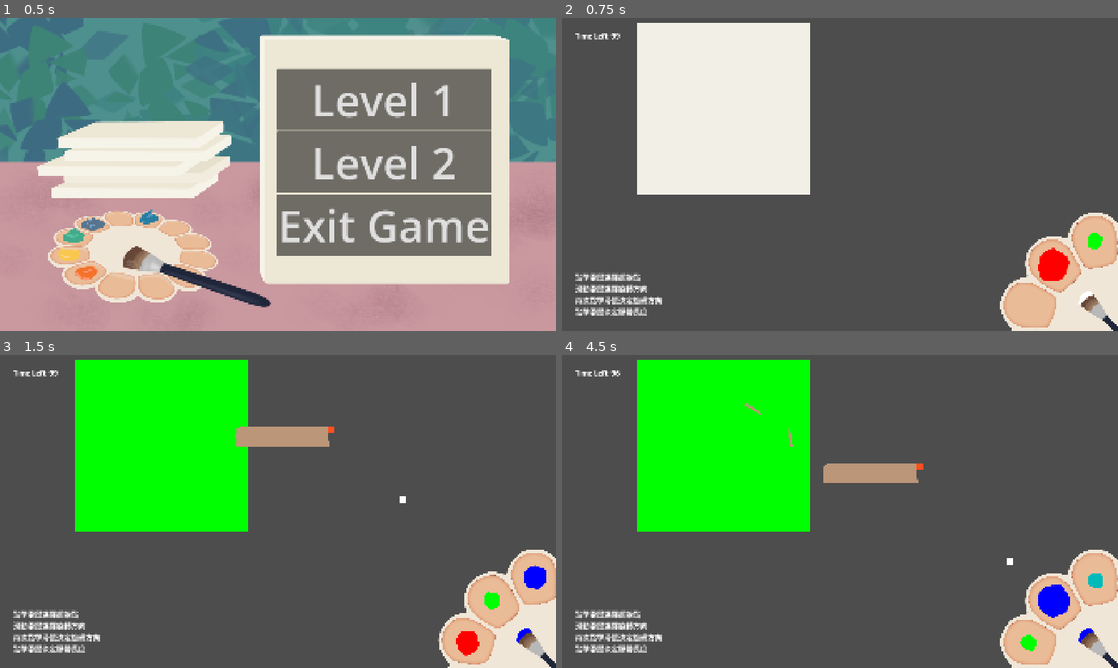
Above: before the commit, frames 1-4 (two rows, left to right).
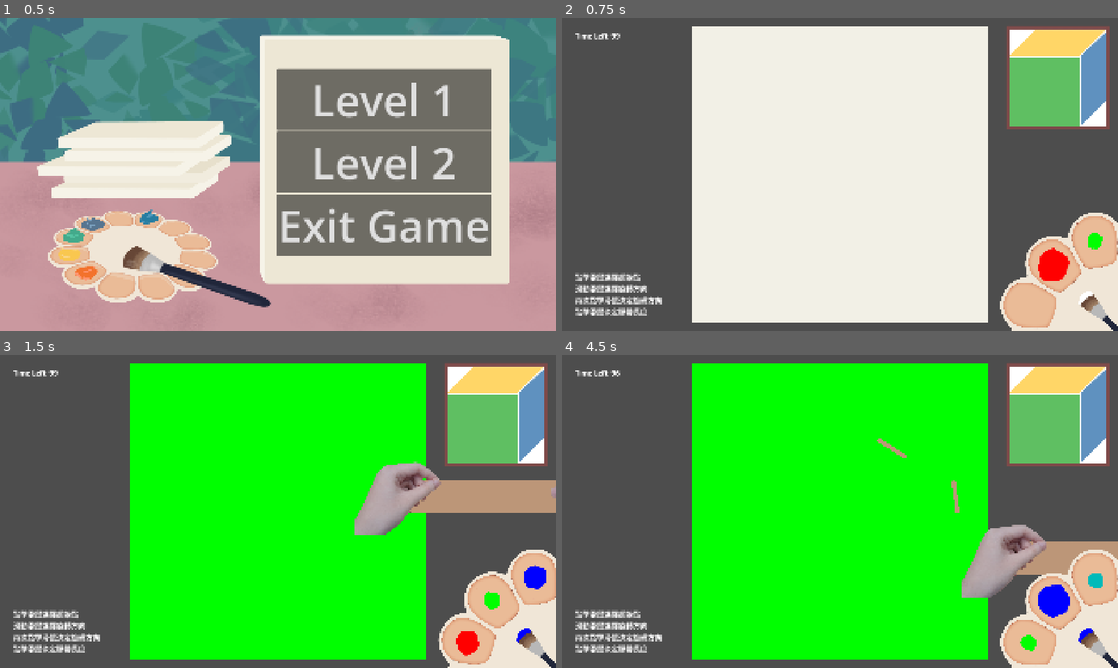
Above: after the commit, the same moments.

Repository: peterho2022/GGJ26TeamG
Game: Godot game, scene res://Scenes/MenuScene.tscn
Two runs of this game, one before a commit and one after it. Both use one fixed random seed, a clock stepped at 60 frames per second and the inputs below. The engine's default icon, where the game draws it, is replaced by a stand-in: a white triangle on a blue panel in a dark square.
Inputs (mouse positions are in pixels of both pictures, inside the frame that each line leads up to):
- Up to frame 1 (0.5 s): no input
- Up to frame 2 (0.75 s): click "Level 1" at 0.5 s
- Up to frame 3 (1.5 s): tap Enter (commit_color) at 1.25 s; move the mouse to (400, 495) at 1.27 s; hold Enter (commit_color) from 1.28 s (still down); click (400, 495) at 1.42 s
- Up to frame 4 (4.5 s): tap Space (ui_select) at 1.52, 4.25 s; release Enter (commit_color) at 2 s; drag from (728, 527) to (812, 574) at 2.02 s; move the mouse to (895, 442) at 2.77 s; tap T at 2.85 s; click (895, 442) at 2.92 s; drag from (812, 574) to (673, 464) at 3.52 s; move the mouse to (1006, 558) at 4.27 s; tap 1 at 4.35 s; click (1006, 558) at 4.42 s

Frame 1 is identical in both runs. In frame 2, 51% of the frame differs, in the area x 13-99%, y 1-98%; in frame 3, 53%, in the area x 13-100%, y 1-98%; in frame 4, 53%.

Commit message:
refactor: Replace hand color rect with hand images

Diff:
--- a/PutTapeOnTest/ShowHandTap.tscn
+++ b/PutTapeOnTest/ShowHandTap.tscn
@@ -3,14 +3,18 @@
 [ext_resource type="Script" uid="uid://bpohikfwlmy3s" path="res://PutTapeOnTest/show_hand_tap.gd" id="1_i07oa"]
 [ext_resource type="Texture2D" uid="uid://dq5blwln0330g" path="res://icon.svg" id="2_dc4ui"]
 [ext_resource type="PackedScene" uid="uid://b8j7ycmpg5842" path="res://PutTapeOnTest/hand_end.tscn" id="3_on620"]
+[ext_resource type="Texture2D" uid="uid://4m3m7xvjl20q" path="res://Assets/left-hand.png" id="3_wki3b"]
 
 [node name="ShowHandTap" type="Node2D" unique_id=2059386105]
 script = ExtResource("1_i07oa")
 tape_texture = ExtResource("2_dc4ui")
 
-[node name="HandStart" type="ColorRect" parent="." unique_id=1176308292]
-offset_right = 40.0
-offset_bottom = 40.0
+[node name="HandStart" type="Sprite2D" parent="." unique_id=684110395]
+z_index = 55
+position = Vector2(-100, 150)
+scale = Vector2(0.3, 0.3)
+texture = ExtResource("3_wki3b")
 
 [node name="HandEnd" parent="." unique_id=1967817569 instance=ExtResource("3_on620")]
 unique_name_in_owner = true
+scale = Vector2(0.3, 0.3)
--- a/PutTapeOnTest/hand_end.tscn
+++ b/PutTapeOnTest/hand_end.tscn
@@ -1,6 +1,7 @@
 [gd_scene format=3 uid="uid://b8j7ycmpg5842"]
 
-[node name="HandEnd" type="ColorRect" unique_id=1967817569]
-offset_right = 40.0
-offset_bottom = 40.0
-color = Color(1, 0.3137255, 0.11764706, 1)
+[ext_resource type="Texture2D" uid="uid://cd2w87n8c8fbm" path="res://Assets/right-hand.png" id="1_228x0"]
+
+[node name="HandEnd" type="Sprite2D" unique_id=403220365]
+texture = ExtResource("1_228x0")
+offset = Vector2(250, 325)
--- a/PutTapeOnTest/show_hand_tap.gd
+++ b/PutTapeOnTest/show_hand_tap.gd
@@ -5,7 +5,7 @@
 @export var canvas: Node2D
 
 @onready var hand_start = $HandStart
-@onready var hand_end: ColorRect = %HandEnd
+@onready var hand_end: Sprite2D = %HandEnd
 
 var current_tape: NinePatchRect = null
 var hand_anchor: Control = null
@@ -21,6 +21,10 @@
 func place_start_point(pos: Vector2):
 	current_tape = NinePatchRect.new()
 	current_tape.texture = tape_texture
+
+	# to occulude right hand but show left hand
+	current_tape.z_index = 50
+	current_tape.z_as_relative = false
 
 	# 設定 NinePatch 的邊界，確保縮放時兩頭不變形 (數值依貼圖而定)
 	current_tape.patch_margin_left = 16
@@ -57,6 +61,7 @@
 		#current_tape.rotation = GameManager.dir.angle()
 	if canvas.current_dir.length() > 0.01:
 		current_tape.rotation = canvas.current_dir.angle()
+		hand_start.rotation = canvas.current_dir.angle()
 
 # 3. 選擇長度：固定方向，僅拉伸長度
 func set_length(target_pos: Vector2):
--- a/Scenes/GameScene.tscn
+++ b/Scenes/GameScene.tscn
@@ -7,6 +7,7 @@
 [ext_resource type="PackedScene" uid="uid://blc1ihyn1ej04" path="res://Scenes/canvas_layer.tscn" id="4_jwv4s"]
 [ext_resource type="PackedScene" uid="uid://jid3ns4n5sbs" path="res://MuryanTest/main.tscn" id="6_kilg5"]
 [ext_resource type="PackedScene" uid="uid://brxg4a3asflvk" path="res://Scenes/EndScene.tscn" id="6_x6js8"]
+[ext_resource type="Texture2D" uid="uid://cxnhrlkgiybyo" path="res://Assets/level-1/1-goal.png" id="7_lg2j6"]
 
 [node name="GameScene" type="Node2D" unique_id=512451013 node_paths=PackedStringArray("countdownTimer", "color_palette", "end_scene")]
 script = ExtResource("1_kilg5")
@@ -47,5 +48,20 @@
 [node name="EndScene" parent="CanvasLayer" unique_id=2141853151 instance=ExtResource("6_x6js8")]
 visible = false
 
+[node name="ReferenceImage" type="Control" parent="CanvasLayer" unique_id=942218787]
+layout_mode = 3
+anchors_preset = 1
+anchor_left = 1.0
+anchor_right = 1.0
+offset_left = -15.0
+offset_top = 15.0
+offset_right = -15.0
+offset_bottom = 15.0
+grow_horizontal = 0
+scale = Vector2(0.75, 0.75)
+
+[node name="Image" type="Sprite2D" parent="CanvasLayer/ReferenceImage" unique_id=2077270915]
+texture = ExtResource("7_lg2j6")
+offset = Vector2(-256, 256)
+
 [node name="Main" parent="." unique_id=1294165700 instance=ExtResource("6_kilg5")]
-scale = Vector2(0.58, 0.58)
